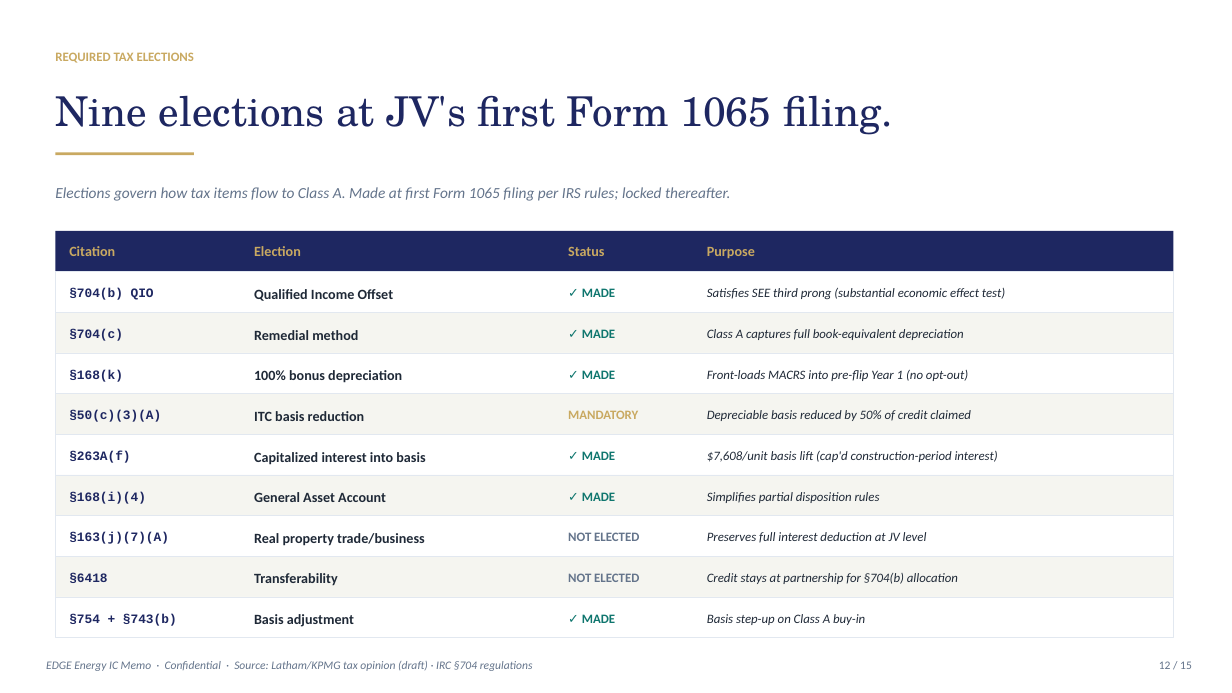
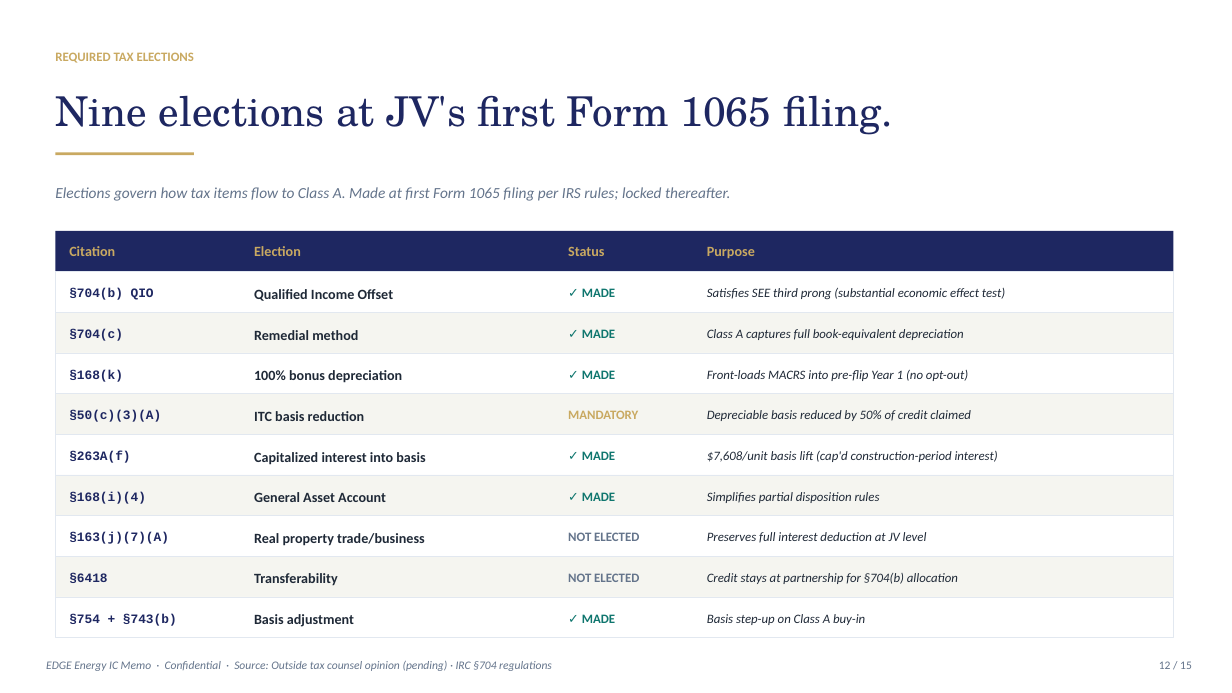
Before and after one commit to allurecg/Financial-Model, a slide deck: slide 12 of EDGE-EastWest-Bank-TaxEquity-IC-Memo.pptx. Drawn at 1232x693 pixels with LibreOffice and Linux fonts; fonts in the diff are those of the drawing. Boxes give left, top, right and bottom in pixels: in the first picture for what was removed or moved away, otherwise in the second. Text is boxed around its words. In the diff, an @@ line names an element or a change of style, - is before the commit and + after.

```diff
--- a/EDGE-EastWest-Bank-TaxEquity-IC-Memo.pptx
+++ b/EDGE-EastWest-Bank-TaxEquity-IC-Memo.pptx
@@ text at bbox=[46, 661, 552, 671]: text changed @@
-EDGE Energy IC Memo · Confidential · Source: Latham/KPMG tax opinion (draft) · IRC §704 regulations
+EDGE Energy IC Memo · Confidential · Source: Outside tax counsel opinion (pending) · IRC §704 regulations
```
Also in this commit, not shown: 4 other slides changed, 1 other file.
